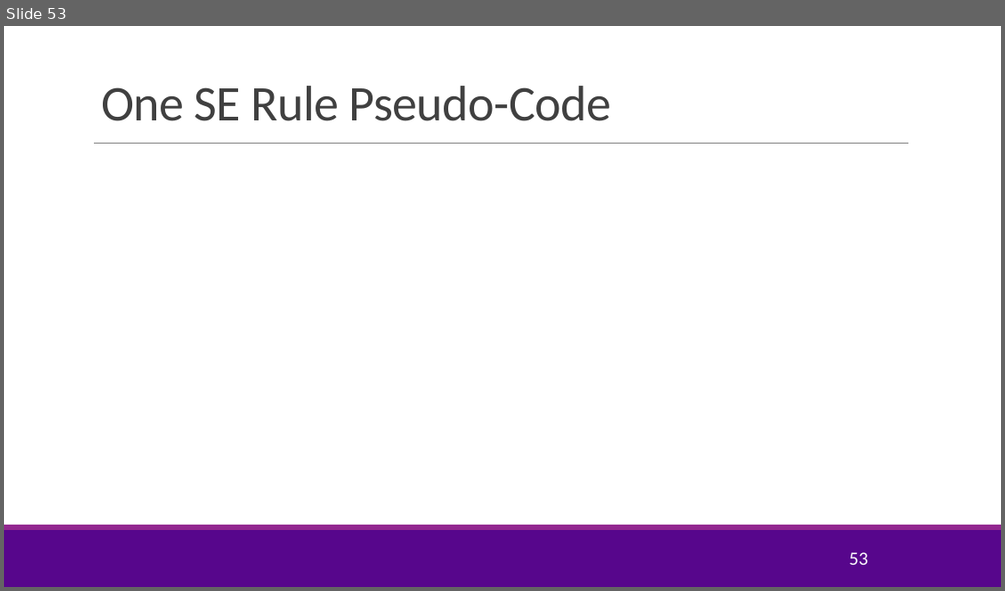
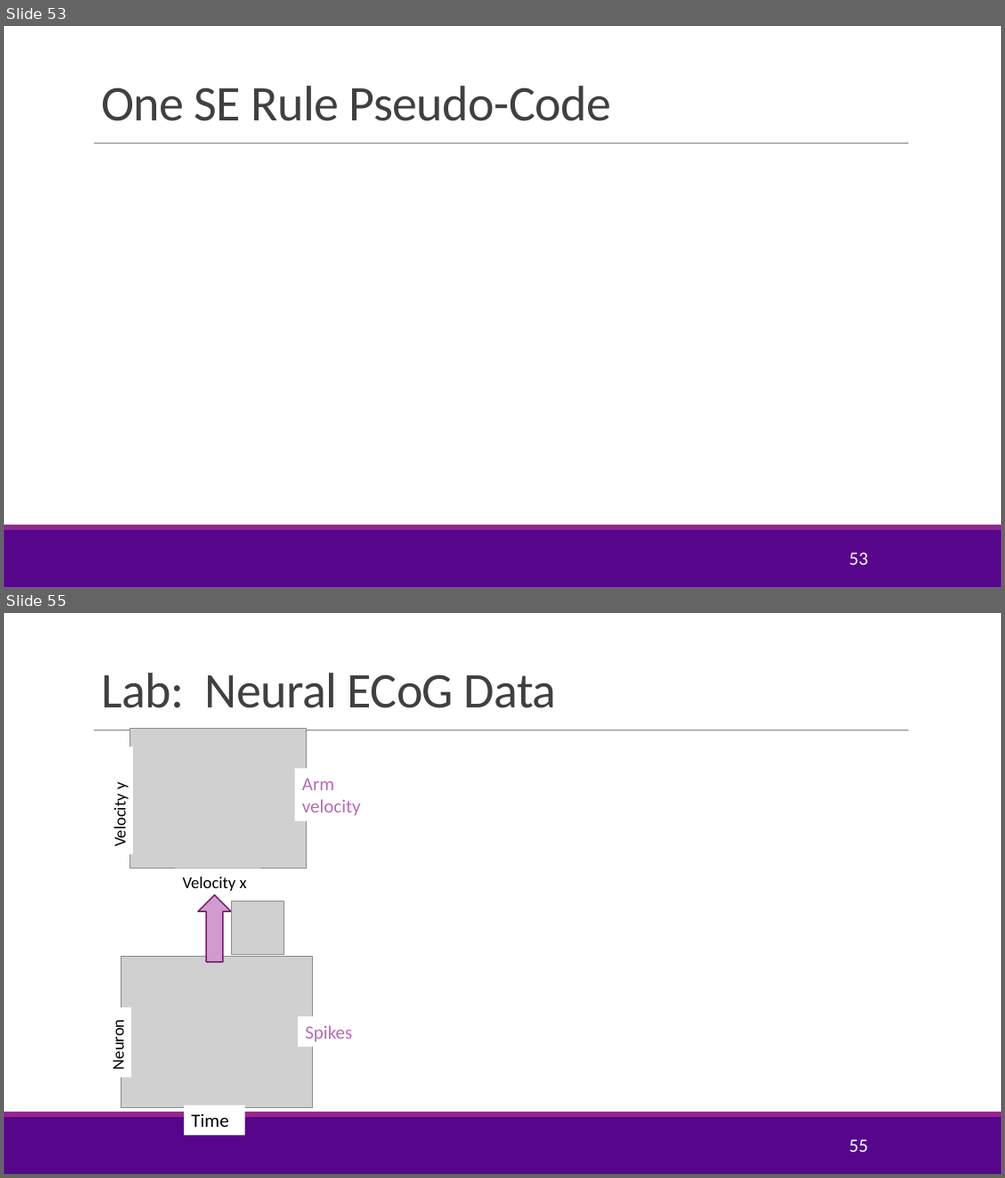
Before and after one commit to sdrangan/introml, a slide deck: lectures/Lect04_ModelSelection.pptx. Shown one above the other, each under a label of ours: slide 53 before the commit, slides 53 and 55 after it; the slides between them are not shown. The pictures are 1005x591 and 1005x1178 pixels, drawn with LibreOffice and Linux fonts; fonts in the diff are those of the drawing; grey boxes stand for pictures; background and template pictures are left out. Boxes give left, top, right and bottom in pixels: in the first picture for what was removed or moved away, otherwise in the second. Text is boxed around its words. In the diff, an @@ line names an element or a change of style, - is before the commit and + after.

Commit message:
Modified the lab for the neural data analysis

```diff
--- a/lectures/Lect04_ModelSelection.pptx
+++ b/lectures/Lect04_ModelSelection.pptx
@@ slide 55 added at box(4, 613, 1001, 1174), background #FFFFFF; not listed: 3 template elements that a slide beside it also shows @@
@@ title added at box(101, 673, 557, 708), 48 pt, text #404040 @@
+Lab: Neural ECoG Data
@@ picture added at box(129, 728, 306, 868) @@
@@ rectangle added at box(105, 747, 133, 854), fill #FFFFFF, 16 pt, text #000000 @@
+Velocity y
@@ text added at box(302, 778, 361, 816), 18 pt, text #BA69B8 @@
+Arm velocity
@@ rectangle added at box(175, 868, 261, 896), fill #FFFFFF, 16 pt, text #000000 @@
+Velocity x
@@ right arrow added at box(198, 895, 231, 962), fill #D19BD0, outline #6C1D6A 1.25 pt @@
@@ picture added at box(231, 901, 284, 955) @@
@@ picture added at box(121, 956, 312, 1107) @@
@@ rectangle added at box(104, 1006, 131, 1077), fill #FFFFFF, 16 pt, text #000000 @@
+Neuron
@@ text added at box(305, 1025, 352, 1042), 18 pt, text #BA69B8 @@
+Spikes
@@ rectangle added at box(184, 1105, 245, 1135), fill #FFFFFF, 18 pt, text #000000 @@
+Time
@@ page number added at box(849, 1139, 867, 1151), 18 pt, text #FFFFFF @@
+55
```
Also in this commit, not shown: 5 slides changed, 6 slides removed, 3 other files.
